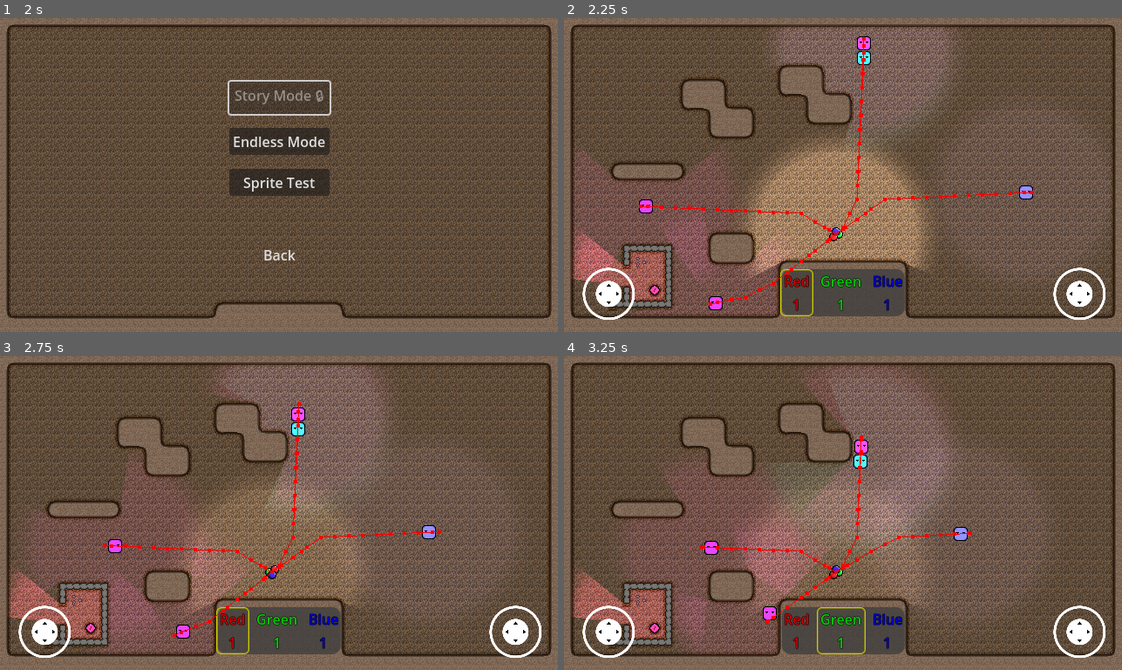
Above: before the commit, frames 1-4 (two rows, left to right).
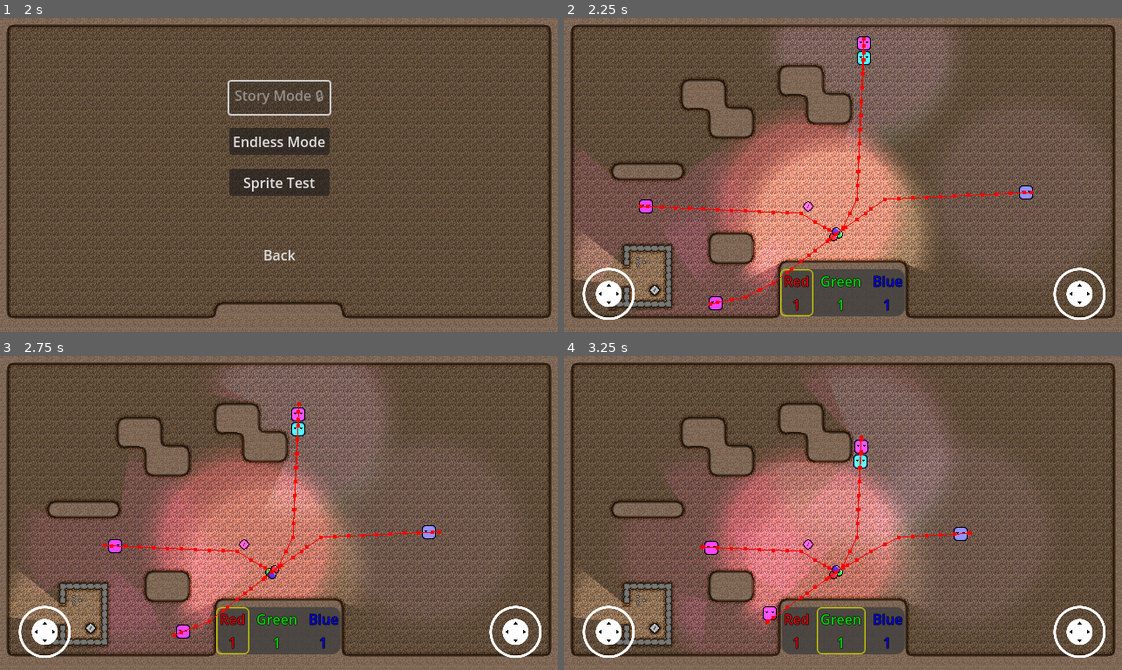
Above: after the commit, the same moments.

Repository: Degenerate-Games/shadows-below
Game: Godot game, scene res://scenes/menus/main_menu.tscn
The game is run twice, just before and just after one commit, with the same random seed, the same clock (stepped at 60 frames per second) and the same inputs.
Inputs (mouse positions are in pixels of both pictures, inside the frame that each line leads up to):
- Up to frame 1 (2 s): click (279, 206) at 0.5 s; click (279, 206) at 1.25 s
- Up to frame 2 (2.25 s): click "Endless Mode" at 2 s
- Up to frame 3 (2.75 s): no input
- Up to frame 4 (3.25 s): move the mouse to (965, 497) at 2.77 s; hold L (mixing_ui_right) from 2.78 s (still down); click (965, 497) at 2.92 s

Frame 1 is identical in both runs. In frame 2, 13% of the frame differs, in the area x 1-61%, y 29-90%; in frame 3, 13%; in frame 4, 13%.

Commit message:
Use new add_key method on level_generator

Diff:
--- a/scripts/level_generator.gd
+++ b/scripts/level_generator.gd
@@ -70,6 +70,11 @@
 	get_node("/root/Endless/HUD/ColorMixingUI").color_changed.connect(player._on_color_mixing_ui_color_changed)
 	player.handle_color_change(get_node("/root/Endless/HUD/ColorMixingUI").get_color())
 
+	var key = load("res://scenes/items/key_light.tscn").instantiate()
+	key.position = Vector2i(17, 13) * tile_map.tile_set.tile_size + tile_map.tile_set.tile_size / 2
+	# print ("Key Tile: ", key_tile, "Key Position: ", key.position)
+	room.add_key(key)
+
   # Place objectives
 	print("Placing Objectives")
 	var obstacles: Array[Rect2i] = []
@@ -123,10 +128,10 @@
 	# Place Keys
 	print("Placing Keys")
 	for key_tile in key_tiles:
-		var key = load("res://scenes/items/key_light.tscn").instantiate()
+		key = load("res://scenes/items/key_light.tscn").instantiate()
 		key.position = key_tile * tile_map.tile_set.tile_size + tile_map.tile_set.tile_size / 2
 		print ("Key Tile: ", key_tile, "Key Position: ", key.position)
-		room.add_child(key)
+		room.add_key(key)
 
 	# Add pause menu
 	print("Adding Pause Menu")
